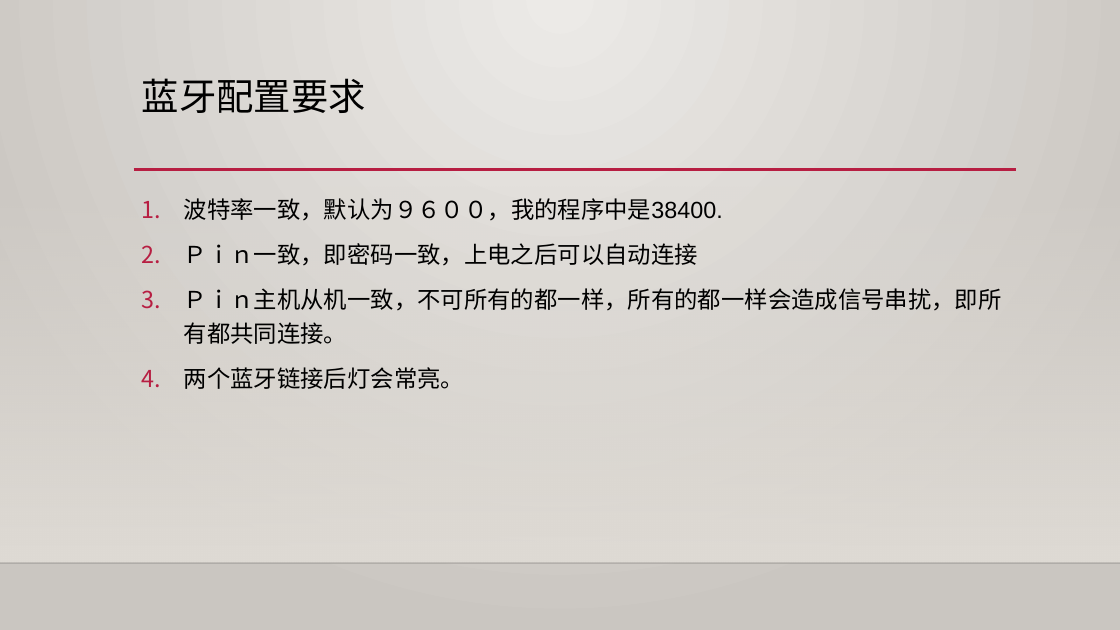
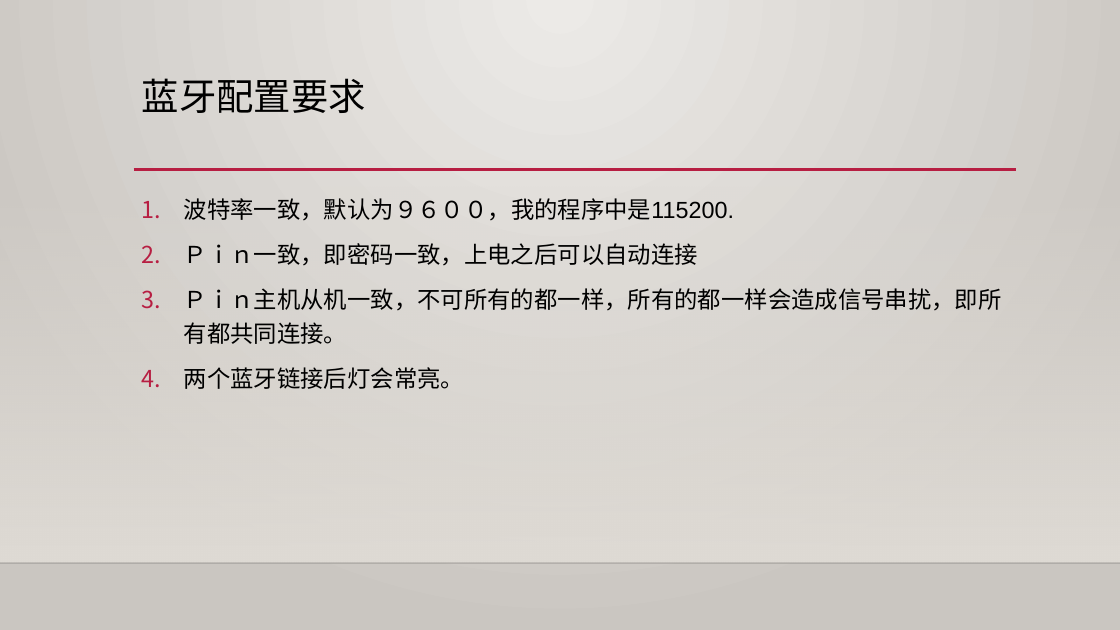
Before and after one commit to DoctorKey/second_term, a slide deck: slide 10 of 遥控器.pptx. Drawn at 1120x630 pixels with LibreOffice and Linux fonts; fonts in the diff are those of the drawing; background and template pictures are left out. Boxes give left, top, right and bottom in pixels: in the first picture for what was removed or moved away, otherwise in the second. Text is boxed around its words. In the diff, an @@ line names an element or a change of style, - is before the commit and + after.

Commit message:
更新蓝牙配置要求
波特率115200，PIN=15+学号后两位

```diff
--- a/遥控器.pptx
+++ b/遥控器.pptx
@@ text at <box>184,198,734,221</box>: text changed @@
-1. 波特率一致，默认为９６００，我的程序中是38400.
+1. 波特率一致，默认为９６００，我的程序中是115200.
```
Also in this commit, not shown: 1 slide added, 2 other files.
